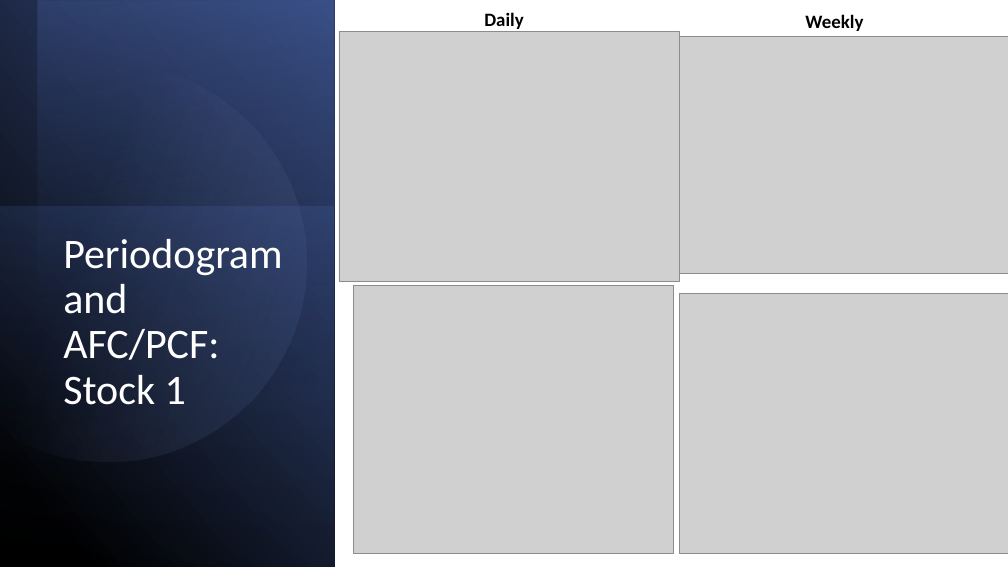
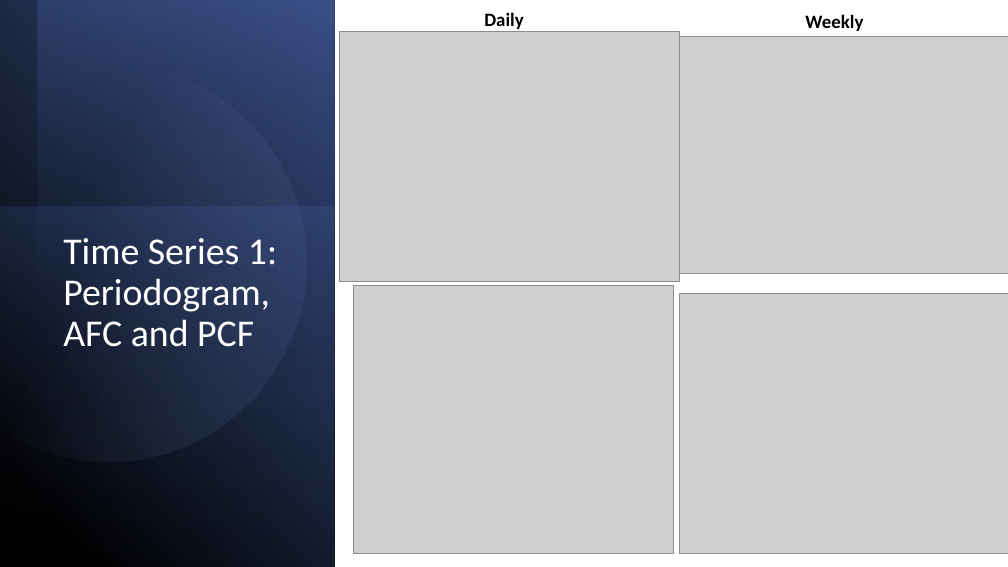
Before and after one commit to Jordanm37/Algo_trading, a slide deck: slide 7 of AE test/Quant_test_presentation_Jordan.pptx. Drawn at 1008x567 pixels with LibreOffice and Linux fonts; fonts in the diff are those of the drawing; grey boxes stand for pictures. Boxes give left, top, right and bottom in pixels: in the first picture for what was removed or moved away, otherwise in the second. Text is boxed around its words. In the diff, an @@ line names an element or a change of style, - is before the commit and + after.

```diff
--- a/AE test/Quant_test_presentation_Jordan.pptx
+++ b/AE test/Quant_test_presentation_Jordan.pptx
@@ title at [63,238,277,347]: text changed; size 40 to 36 pt @@
-Periodogram and AFC/PCF: Stock 1
+Time Series 1: Periodogram, AFC and PCF
```
Also in this commit, not shown: 14 other slides changed, 1 slide added, 1 slide removed, 4 other files.
